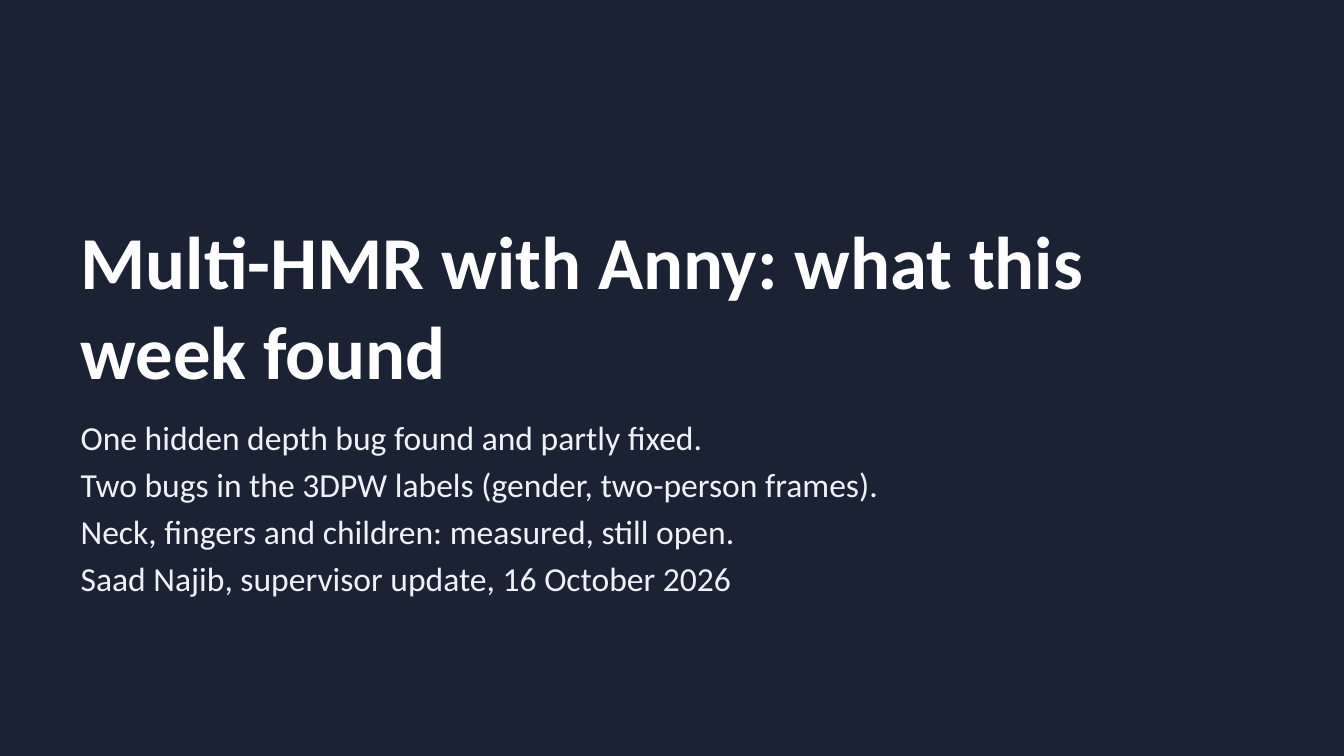
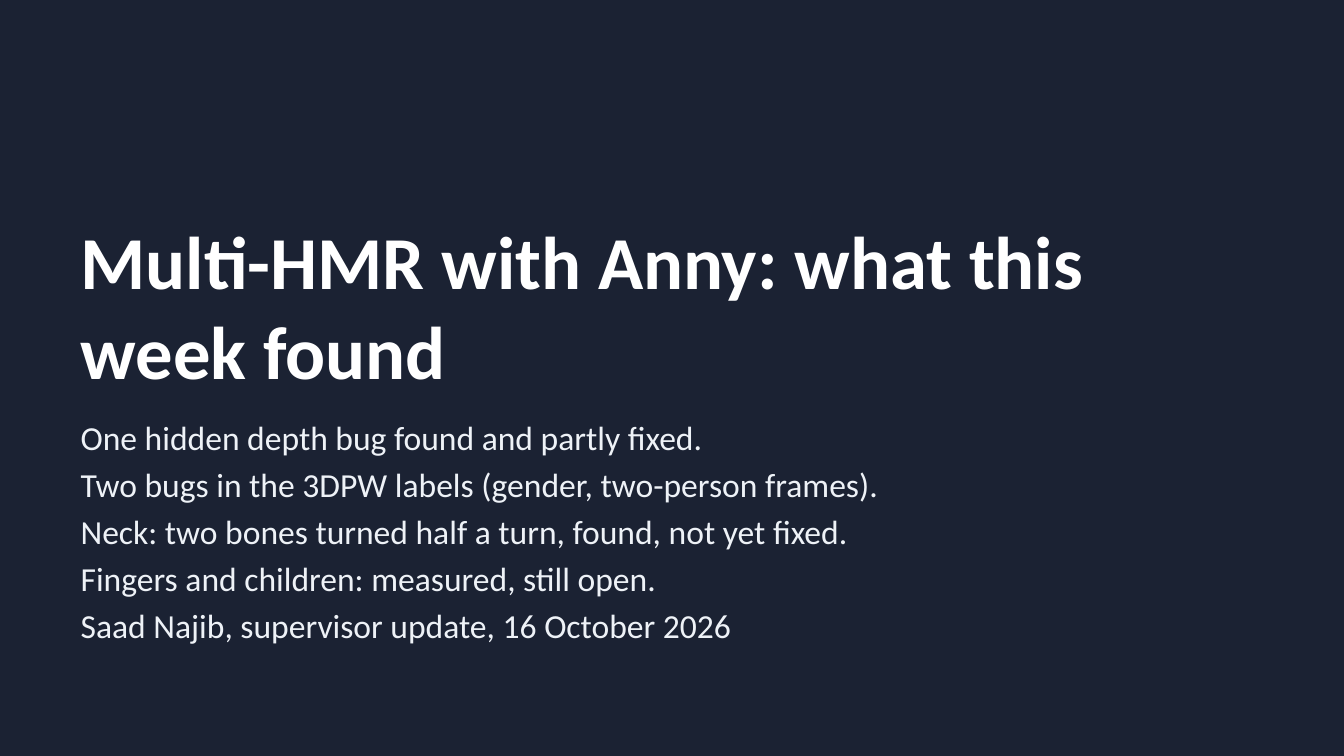
Before and after one commit to saadnajib/Multi-Person-Whole-Body-Human-Mesh-Recovery-in-a-Single-Shot-with-Annyone-dataset-and-3dpw-dataset, a slide deck: slide 1 of docs/supervisor_update_2026-10-16.pptx. Drawn at 1344x756 pixels with LibreOffice and Linux fonts; fonts in the diff are those of the drawing. Boxes give left, top, right and bottom in pixels: in the first picture for what was removed or moved away, otherwise in the second. Text is boxed around its words. In the diff, an @@ line names an element or a change of style, - is before the commit and + after.

```diff
--- a/docs/supervisor_update_2026-10-16.pptx
+++ b/docs/supervisor_update_2026-10-16.pptx
@@ text at bbox=[81, 520, 847, 597]: text changed @@
-Neck, fingers and children: measured, still open.
+Neck: two bones turned half a turn, found, not yet fixed.
+Fingers and children: measured, still open.
```
Also in this commit, not shown: 3 other slides changed, 1 slide added, 1 slide removed, 11 other files.
